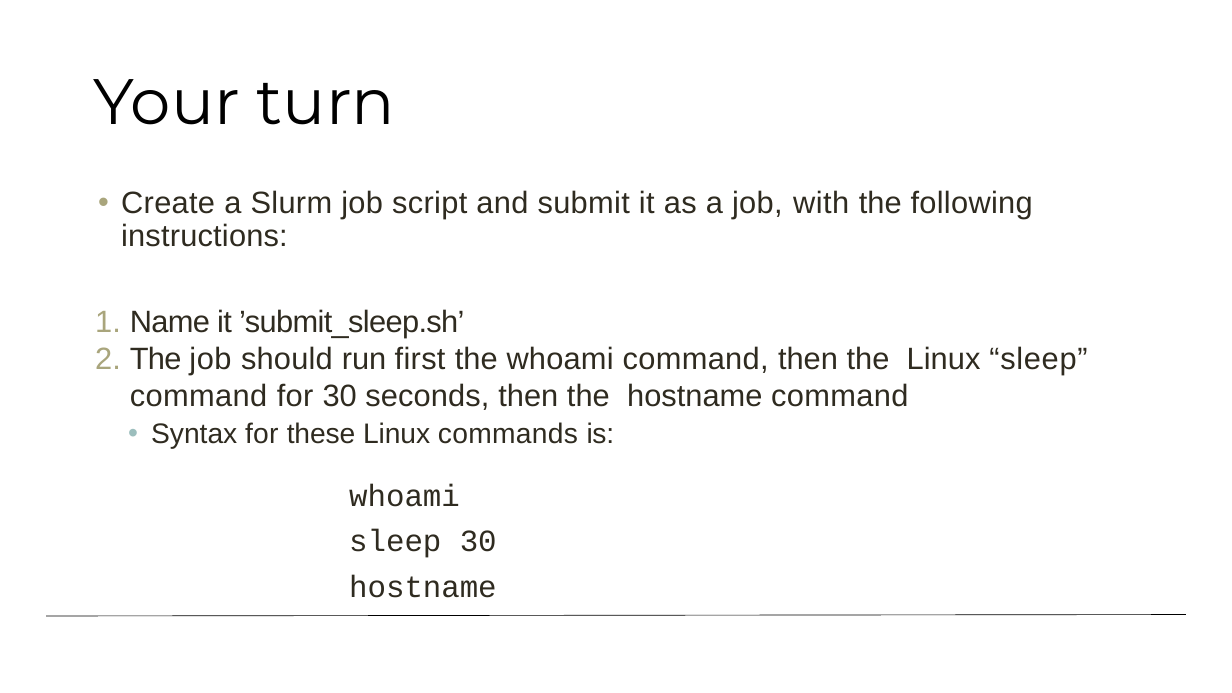
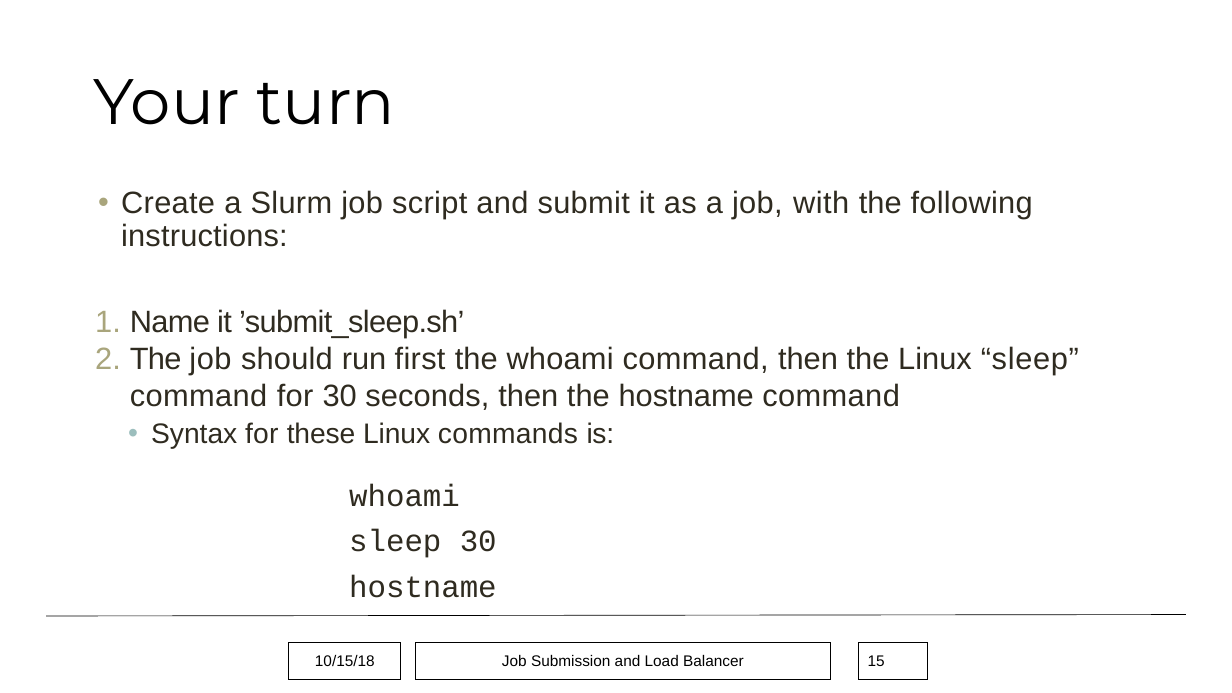
Before and after one commit to monaghaa/HPC_Short_Course_Fall_2018, a slide deck: slide 15 of Job_Submission/hpc_job_submission_Fall2018.pptx (slide 16 before the commit). Drawn at 1232x693 pixels with LibreOffice and Linux fonts; fonts in the diff are those of the drawing; background and template pictures are left out. Boxes give left, top, right and bottom in pixels: in the first picture for what was removed or moved away, otherwise in the second. Text is boxed around its words. In the diff, an @@ line names an element or a change of style, - is before the commit and + after.

```diff
--- a/Job_Submission/hpc_job_submission_Fall2018.pptx
+++ b/Job_Submission/hpc_job_submission_Fall2018.pptx
@@ text "Create a Slurm job script ..." rewrapped from [121, 190, 1087, 449] to [121, 190, 1079, 449] @@
@@ rectangle added at [289, 642, 401, 679], outline #000000 0.75 pt, 12 pt, text #000000 @@
+10/15/18
@@ rectangle added at [415, 642, 831, 679], outline #000000 0.75 pt, 12 pt, text #000000 @@
+Job Submission and Load Balancer
@@ page number added at [859, 642, 928, 679], outline #000000 0.75 pt, 12 pt, text #000000 @@
+15
```
Also in this commit, not shown: 27 other slides changed, 1 slide removed, 3 other files.
